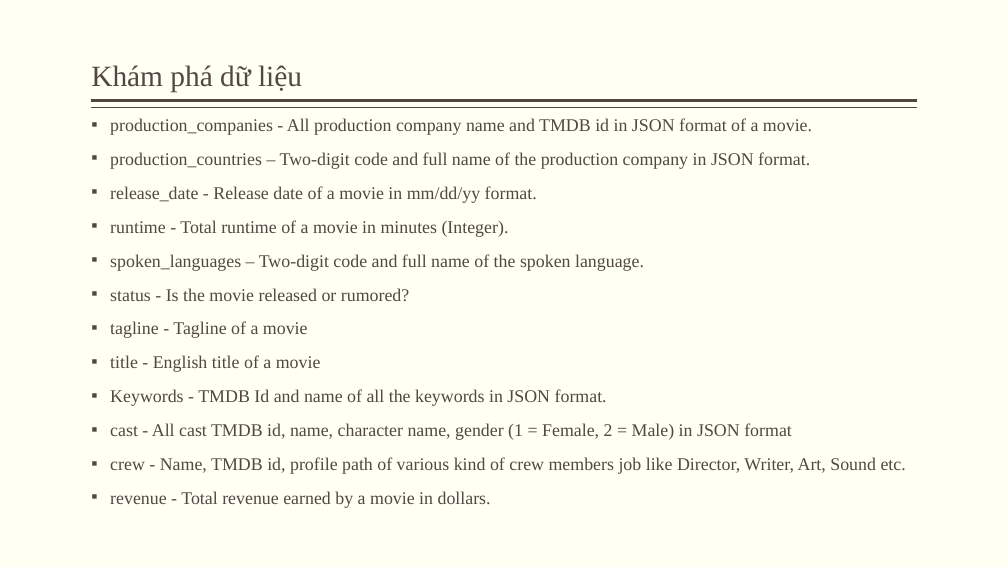
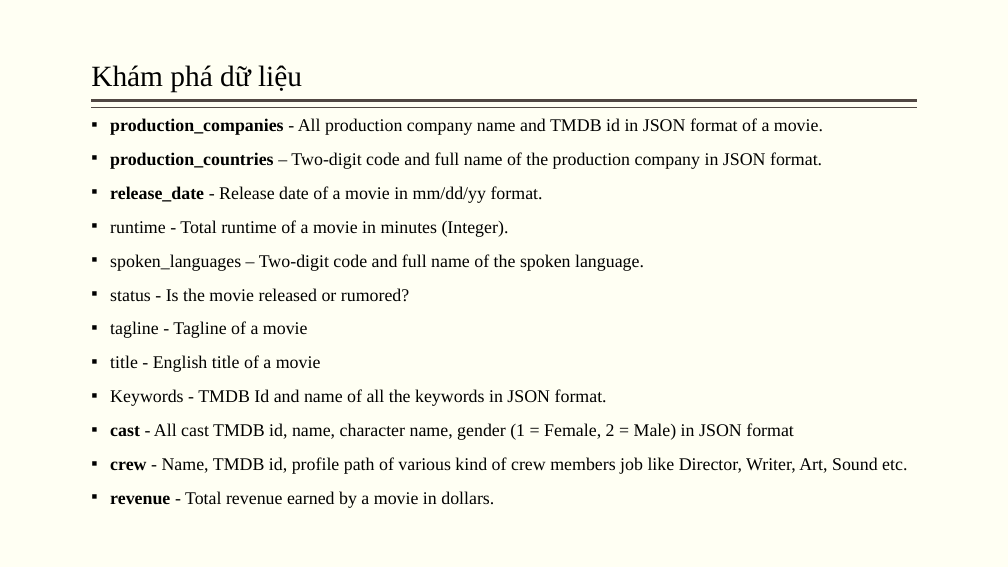
Before and after one commit to Tuan-Lee-23/Data-Science-Final-Project, a slide deck: slide 8 of reports/Slide.pptx. Drawn at 1008x567 pixels with LibreOffice and Linux fonts; fonts in the diff are those of the drawing. Boxes give left, top, right and bottom in pixels: in the first picture for what was removed or moved away, otherwise in the second. Text is boxed around its words. In the diff, an @@ line names an element or a change of style, - is before the commit and + after.

```diff
--- a/reports/Slide.pptx
+++ b/reports/Slide.pptx
@@ title "Khám phá dữ liệu" at [91,65,302,93]: text colour #514843 to #000000 @@
@@ text "production_companies - All production company ..." at [110,118,907,508]: text colour #514843 to #000000; bold on in "production_companies", "production_countries", "release_date", "cast" and 2 more places @@
```
Also in this commit, not shown: 22 other slides changed, 9 slides added, 8 slides removed.
